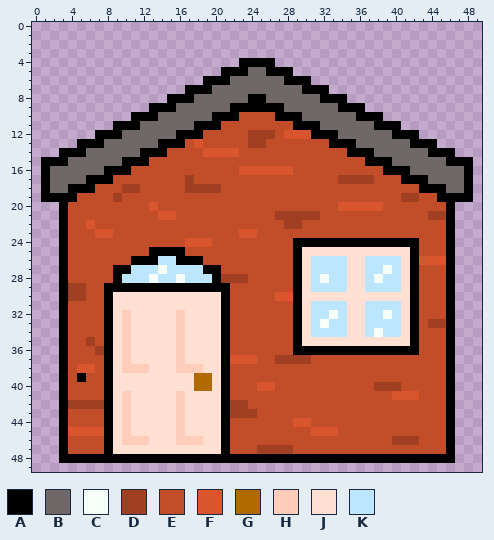
Pixel-art sprite -- data/brickhouse.png. The picture above is the old version.
The file is 50x50 pixels. Colours within 5 levels of each other are drawn and written as one.
Palette (. is transparent): A #000000  B #706866  C #f7fffb  D #a03f21  E #c14e28  F #d8552d  G #af6a01  H #ffcdba  J #ffe0d3  K #bce6ff
Pixels before (only the part around the change), first column x 0:
 0 ..................................................
 1 ..................................................
 2 ..................................................
 3 ..................................................
 4 .......................AAAA.......................
 5 .....................AAABBAAA.....................
 6 ...................AAABBBBBBAAA...................
 7 .................AAABBBBBBBBBBAAA.................
 8 ...............AAABBBBBBAABBBBBBAAA...............
 9 .............AAABBBBBBAAAAAABBBBBBAAA.............
10 ...........AAABBBBBBAAAEEEEAAABBBBBBAAA...........
11 .........AAABBBBBBAAAEEEEEEEEAAABBBBBBAAA.........
12 .......AAABBBBBBAAAEEEEEDDDEFFFAAABBBBBBAAA.......
13 .....AAABBBBBBAAAEFEEEEEDDEEEEEEEAAABBBBBBAAA.....
14 ...AAABBBBBBAAAEEEEFFFFEEEEEEEEEEEEAAABBBBBBAAA...
15 .AAABBBBBBAAAEEEEEEEEEEEEEEEEEEEEEEEEAAABBBBBBAAA.
16 .ABBBBBBAAAEEEEEEEEEEEEFFFFFFEEEEEEEEEEAAABBBBBBA.
17 .ABBBBAAAEEEEEEEEDEEEEEEEEEEEEEEEEDDDDEEEAAABBBBA.
18 .ABBAAAEEEDDEEEEEDDDDEEEEEEEEEEEEEEEEEEEEEEAAABBA.
19 .AAAAEEEEDEEEEEEEEEEEEEEEEEEEEEEEEEEEEEEEDDEEAAAA.
20 ...AEEEEEEEEEFEEEEEEEEEEEEEEEEEEEEFFFFFEEEEEEEA...
21 ...AEEEEEEEEEEFFEEEEEEEEEEEDDDDDEEEEEEEEEEEEDDA...
22 ...AEEFEEEEEEEEEEEEEEEEEEEEEDDEEEEEEEEEEEEEEEEA...
23 ...AEEEFFEEEEEEEEEEEEEEFFEEEEEEEEEEEEEEEEEEEEEA...
24 ...AEEEEEEEEEEEEEFFFEEEEEEEEEAAAAAAAAAAAAAAEEEA...
25 ...AEEEEEEEEEAAAAEEEEEEEEEEEEAJJJJJJJJJJJJAEEEA...
26 ...AEEEEEEEAAAKKAAAEEEEEEEEEEAJKKKKJJKKKKJAFFFA...
27 ...AEEEEEAAKKKCKKKKAAEEEEEEEEAJKKKKJJKKCKJAEEEA...
28 ...AEEEEEAKKKCKKCKKKADDDEEEEEAJKCKKJJKCKKJAEEEA...
29 ...ADDEEAAAAAAAAAAAAAAEEEEEEEAJKKKKJJKKKKJAEEEA...
30 ...ADDEEAJJJJJJJJJJJJAEEEEEFFAJJJJJJJJJJJJAEEEA...
31 ...AEEEEAJJJJJJJJJJJJAEEEEEEEAJKKKKJJKKKKJAEEEA...
32 ...AEEEEAJHJJJJJHJJJJAEEEEEEEAJKKCKJJKKCKJAEEEA...
33 ...AEEEEAJHJJJJJHJJJJAEEEEEEEAJKCKKJJKKKKJAEDDA...
34 ...AEEEEAJHJJJJJHJJJJAEEEEEEEAJKKKKJJKCKKJAEEEA...
35 ...AEEDEAJHJJJJJHJJJJAEEEEEEEAJJJJJJJJJJJJAEEEA...
36 ...AEEEDAJHJJJJJHJJJJAEEEEEEEAAAAAAAAAAAAAAEEEA...
37 ...AEEEEAJHJJJJJHJJJJAFFFEEDDDDEEEEEEEEEEEEEEEA...
38 ...AEFFEAJHHHJJJHHHJJAEEEEEEEEEEEEEEEEEEEEEEEEA...
39 ...AEAEEAJJJJJJJJJGGJAEEEEEEEEEEEEEEEEEEEEEEEEA...
40 ...AEEEEAJJJJJJJJJGGJAEEEFFEEEEEEEEEEEDDDEEEEEA...
41 ...AEEEEAJHJJJJJHJJJJAEEEEEEEEEEEEEEEEEEFFFEEEA...
42 ...ADDDDAJHJJJJJHJJJJADDEEEEEEEEEEEEEEEEEEEEEEA...
43 ...AEEEEAJHJJJJJHJJJJADDDEEEEEEEEEEEEEEEEEEEEEA...
44 ...AEEEEAJHJJJJJHJJJJAEEEEEEEFFEEEEEEEEEEEEEEEA...
45 ...AFFFFAJHJJJJJHJJJJAEEEEEEEEEFFFEEEEEEEEEEEEA...
46 ...AEEEEAJHHHJJJHHHJJAEEEEEEEEEEEEEEEEEEDDDEEEA...
47 ...AEEEEAJJJJJJJJJJJJAEEEDDDDEEEEEEEEEEEEEEEEEA...
48 ...AAAAAAAAAAAAAAAAAAAAAAAAAAAAAAAAAAAAAAAAAAAA...
49 ..................................................
After:
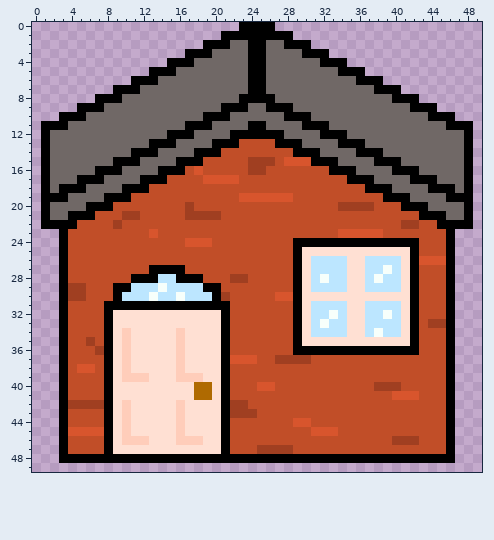
Changes in this commit:
y 0: x 23..26 .... -> AAAA
y 1: x 21..28 ........ -> AAAAAAAA
y 2: x 19..30 ............ -> AAABBAABBAAA
y 3: x 17..32 ................ -> AAABBBBAABBBBAAA
y 4: x 15..23 ........A -> AAABBBBBB; x 26..34 A........ -> BBBBBBAAA
y 5: x 13..36 ........AAABBAAA........ -> AAABBBBBBBBAABBBBBBBBAAA
y 6: x 11..21 ........AAA -> AAABBBBBBBB; x 24..25 BB -> AA; x 28..38 AAA........ -> BBBBBBBBAAA
y 7: x 9..19 ........AAA -> AAABBBBBBBB; x 24..25 BB -> AA; x 30..40 AAA........ -> BBBBBBBBAAA
y 8: x 7..17 ........AAA -> AAABBBBBBBB; x 23 B -> A; x 26 B -> A; x 32..42 AAA........ -> BBBBBBBBAAA
y 9: x 5..15 ........AAA -> AAABBBBBBBB; x 21 B -> A; x 24..25 AA -> BB; x 28 B -> A; x 34..44 AAA........ -> BBBBBBBBAAA
y 10: x 3..13 ........AAA -> AAABBBBBBBB; x 19 B -> A; x 22..27 AEEEEA -> BBBBBB; x 30 B -> A; x 36..46 AAA........ -> BBBBBBBBAAA
y 11: x 1..11 ........AAA -> AAABBBBBBBB; x 17 B -> A; x 20..29 AEEEEEEEEA -> BBBBAABBBB; x 32 B -> A; x 38..48 AAA........ -> BBBBBBBBAAA
y 12: x 1..9 ......AAA -> ABBBBBBBB; x 15 B -> A; x 18..31 AEEEEEDDDEFFFA -> BBBBAAAAAABBBB; x 34 B -> A; x 40..48 AAA...... -> BBBBBBBBA
y 13: x 1..7 ....AAA -> ABBBBBB; x 13 B -> A; x 16..22 AEFEEEE -> BBBBAAA; x 24..25 DD -> EE; x 27..33 EEEEEEA -> AAABBBB; x 36 B -> A; x 42..48 AAA.... -> BBBBBBA
y 14: x 1..5 ..AAA -> ABBBB; x 11 B -> A; x 14..22 AEEEEFFFF -> BBBBAAAEE; x 29..35 EEEEEEA -> AAABBBB; x 38 B -> A; x 44..48 AAA.. -> BBBBA
y 15: x 2..3 AA -> BB; x 9 B -> A; x 12..18 AEEEEEE -> BBBBAAA; x 24..26 EEE -> DDD; x 28..37 EEEEEEEEEA -> FFFAAABBBB; x 40 B -> A; x 46..47 AA -> BB
y 16: x 7 B -> A; x 10..16 AEEEEEE -> BBBBAAA; x 18 E -> F; x 23..28 FFFFFF -> EDDEEE; x 33..39 EEEEEEA -> AAABBBB; x 42 B -> A
y 17: x 5 B -> A; x 8..14 AEEEEEE -> BBBBAAA; x 17 D -> E; x 19..22 EEEE -> FFFF; x 34..41 DDDDEEEA -> EAAABBBB; x 44 B -> A
y 18: x 3 B -> A; x 6..12 AEEEDDE -> BBBBAAA; x 17..20 DDDD -> EEEE; x 37..43 EEEEEEA -> AAABBBB; x 46 B -> A
y 19: x 4..10 AEEEEDE -> BBBBAAA; x 23..28 EEEEEE -> FFFFFF; x 39..45 EEDDEEA -> AAABBBB
y 20: x 1..8 ..AEEEEE -> ABBBBAAA; x 13 F -> E; x 17 E -> D; x 34..38 FFFFF -> DDDDE; x 41..48 EEEEEA.. -> AAABBBBA
y 21: x 1..6 ..AEEE -> ABBAAA; x 10..11 EE -> DD; x 14..15 FF -> EE; x 17..20 EEEE -> DDDD; x 27..31 DDDDD -> EEEEE; x 43..48 EDDA.. -> AAABBA
y 22: x 1..2 .. -> AA; x 4 E -> A; x 6 F -> E; x 9 E -> D; x 28..29 DD -> EE; x 41..42 EE -> DD; x 45 E -> A; x 47..48 .. -> AA
y 23: x 7..8 FF -> EE; x 13 E -> F; x 23..24 FF -> EE; x 34..38 EEEEE -> FFFFF
y 25: x 13..16 AAAA -> EEEE
y 26: x 11..18 AAAKKAAA -> EEEEEEEE
y 27: x 9..20 AAKKKCKKKKAA -> EEEEAAAAEEEE
y 28: x 9..13 AKKKC -> EEAAA; x 16..21 CKKKAD -> AAAEEE
y 29: x 8 A -> E; x 11..18 AAAAAAAA -> KKKCKKKK; x 21 A -> E
y 30: x 8..21 AJJJJJJJJJJJJA -> EAKKKCKKCKKKAD
y 31: x 9..20 JJJJJJJJJJJJ -> AAAAAAAAAAAA
y 32..33: x 10 H -> J; x 16 H -> J
y 38: x 11..12 HH -> JJ; x 17..18 HH -> JJ
y 39: x 5 A -> E; x 10..12 JJJ -> HHH; x 16..19 JJGG -> HHHJ
y 41: x 10 H -> J; x 16 H -> J; x 18..19 JJ -> GG
